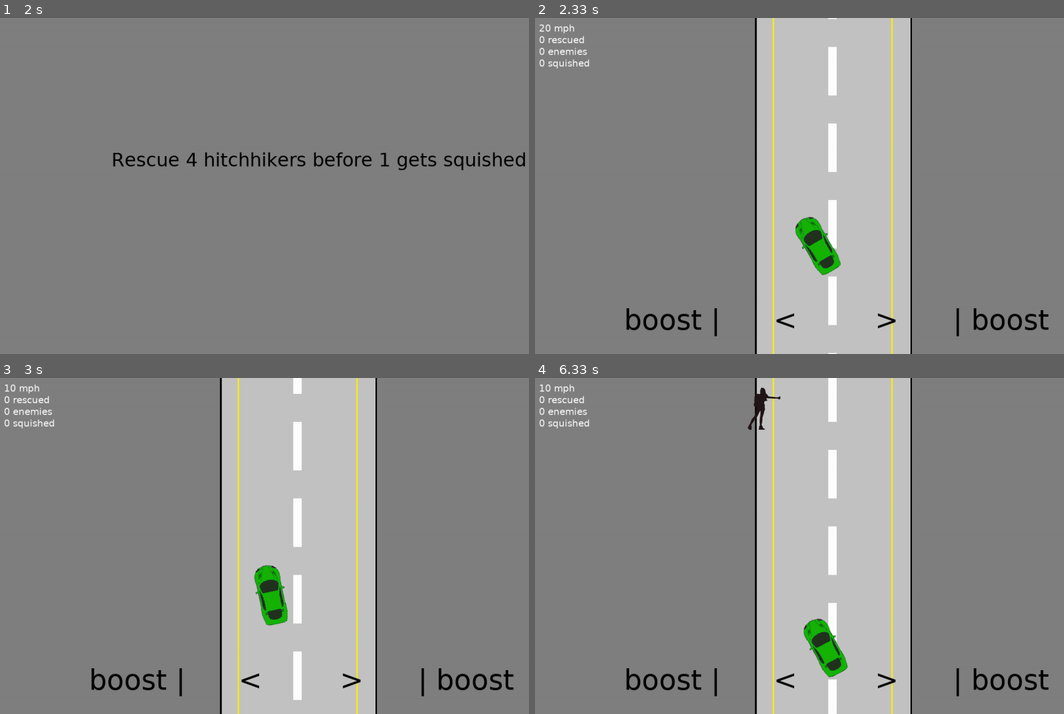
Above: before the commit, frames 1-4 (two rows, left to right).
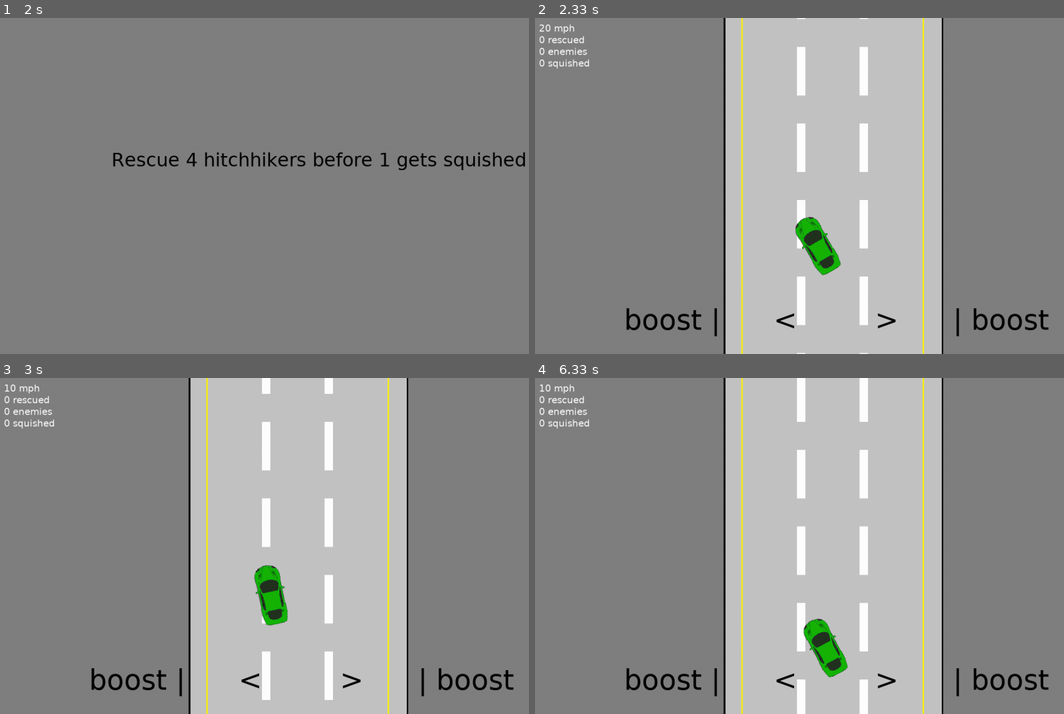
Above: after the commit, the same moments.

Repository: ronrothjr/battleship
Game: pygame game, started from tutorials/scroller/hitcher.py
Two runs of this game, one before a commit and one after it. Both use one fixed random seed, a clock stepped at 60 frames per second and the inputs below.
Inputs (mouse positions are in pixels of both pictures, inside the frame that each line leads up to):
- Up to frame 1 (2 s): hold Left from 1.83 s (still down); move the mouse to (111, 135) at 1.87 s
- Up to frame 2 (2.33 s): keep holding Left
- Up to frame 3 (3 s): release Left at 2.37 s; hold Left 2.4-2.8 s; move the mouse to (386, 428) at 2.43 s; hold Right from 2.83 s (still down); move the mouse to (365, 576) at 2.87 s
- Up to frame 4 (6.33 s): release Right at 3.47 s; hold Left 3.5-3.97 s; move the mouse to (847, 431) at 3.53 s; tap Space at 3.57, 3.87, 4.07, 4.37, 4.57, 4.9, 5.2, 5.4, 5.7, 5.97, 6.27 s; hold Right 4-4.47 s; move the mouse to (619, 535) at 4.03 s; hold Up 4.5-4.8 s; move the mouse to (841, 579) at 4.53 s; hold Right 4.83-5.3 s; move the mouse to (815, 488) at 4.87 s; hold Left 5.33-5.87 s; move the mouse to (989, 599) at 5.37 s; hold Left 5.9-6.3 s; move the mouse to (736, 435) at 5.93 s

Frame 1 is identical in both runs. In frame 2, 16% of the frame differs, in the area x 35-78%, y 0-100%; in frame 3, 16%; in frame 4, 17%.

Commit message:
Fix left and right edges

Diff:
--- a/tutorials/scroller/game.py
+++ b/tutorials/scroller/game.py
@@ -117,7 +117,7 @@
         self.settings.display.fill(self.settings.gray)
         self.settings.display.blit(self.left_shoulder, (0 + self.settings.margin, 0))
         self.settings.display.blit(self.settings.background, (self.settings.left_edge, self.bg_placement))
-        self.bg_placement += int(self.settings.speed / 2)
+        self.bg_placement += self.settings.scale(int(self.settings.speed / 2))
         if self.bg_placement > 0:
             self.bg_placement = self.settings.tile_height * -1
         self.settings.display.blit(self.right_shoulder, (self.settings.right_edge, 0))
--- a/tutorials/scroller/hitchhiker.py
+++ b/tutorials/scroller/hitchhiker.py
@@ -14,7 +14,7 @@
         sides = []
         left = self.settings.margin + int(self.settings.left_shoulder_width / 2)
         sides.append(left)
-        right = self.settings.margin + int(self.settings.left_shoulder_width + self.settings.lanes_width + int(self.settings.right_shoulder_width / 2))
+        right = self.settings.margin + self.settings.left_shoulder_width + self.settings.lanes_width + int(self.settings.right_shoulder_width / 2)
         sides.append(right)
         side = random.choice(sides)
         if side == left:
--- a/tutorials/scroller/player.py
+++ b/tutorials/scroller/player.py
@@ -13,6 +13,8 @@
         self.settings: Settings = settings
         self.image = self.settings.pg.image.load(self.settings.get_path('images', "player.png"))
         self.image = self.settings.scale_image(self.image)
+        self.width = self.image.get_width()
+        self.half_width = int(self.width / 2)
         self.original_image = copy.copy(self.image)
         self.rect = self.image.get_rect()
         self.rect.center = (int(self.settings.screen_width / 2), int(self.settings.screen_height * 0.8))
@@ -23,19 +25,18 @@
         self.left = self.rect.topleft[0]
         self.top = self.rect.topleft[1]
         self.mask = self.settings.pg.mask.from_surface(self.image)
-        self.turning = None
 
     def move(self, move: str=''):
         speed = self.settings.scale(self.settings.speed)
         pressed_keys = self.settings.pg.key.get_pressed()
-        half_width = int(self.image.get_width() / 2)
         pressed_left = move == 'left' or pressed_keys[self.settings.pg.K_LEFT] or pressed_keys[self.settings.pg.K_a]
         pressed_right = move == 'right' or pressed_keys[self.settings.pg.K_RIGHT] or pressed_keys[self.settings.pg.K_d]
         up = self.rect.topleft[1] > self.settings.screen_height * 0.55 and (move == 'boost' or pressed_keys[self.settings.pg.K_UP] or pressed_keys[self.settings.pg.K_w])
         not_bottom = self.rect.bottomright[1] < self.settings.screen_height * 0.8 + int( self.rect.height / 2 )
         down = not_bottom and (pressed_keys[self.settings.pg.K_SPACE])
-        left = pressed_left and self.rect.left + half_width > self.settings.left_edge
-        right = pressed_right and self.rect.right - half_width < self.settings.right_edge - self.settings.right_shoulder_width
+        center = self.rect.centerx
+        left = pressed_left and center > self.settings.left_edge
+        right = pressed_right and center < self.settings.right_edge
         x_change = 0
         y_change = 0
 
@@ -65,8 +66,8 @@
                 self.angle -= int(speed / 5) * 2
 
         if self.angle != 0:
-            self.turning = 'right' if self.angle > -self.settings.turn_radius else 'left'
-            x_change = int((speed + self.boost) / 3 * (self.angle / self.settings.turn_radius * -1))
+            boost = self.settings.scale(self.boost)
+            x_change = int((speed + boost) / 3 * (self.angle / self.settings.turn_radius * -1))
             self.set_rotation()
 
         if self.boost > 0:
@@ -77,18 +78,20 @@
             y_change += int(speed / 5)
 
         if self.recharge > 0:
-            self.recharge -= int(speed / 5)
+            self.recharge -= int(self.settings.speed / 5)
 
-        if self.left + x_change < self.settings.margin + self.settings.left_shoulder_width:
-            x_change = self.left - (self.settings.margin + self.settings.left_shoulder_width)
-        if self.left + self.rect.width + x_change > self.settings.screen_width - self.settings.right_shoulder_width:
-            x_change = (self.settings.screen_width - self.settings.right_shoulder_width) - (self.left + self.rect.width)
+        is_too_far_left = self.left + x_change < self.settings.left_edge
+        is_too_far_right = self.left + x_change + self.width > self.settings.right_edge
+        if is_too_far_left:
+            x_change = self.left - self.settings.left_edge
+        if is_too_far_right:
+            x_change = self.settings.right_edge - (self.left + self.width)
+        self.rect.move_ip(x_change, y_change)
         self.left += x_change
         self.top += y_change
-        self.rect.move_ip(x_change, y_change)
         if not up and not down and not left and not right:
             move = ''
-            if self.angle != 0 and self.angle <=self.settings.turn_radius and self.angle >= -self.settings.turn_radius:
+            if self.angle != 0:
                 self.angle += -int(speed / 5) * 2 if self.angle > 0 else int(speed / 5) * 2
                 self.set_rotation()
         return move
--- a/tutorials/scroller/settings.py
+++ b/tutorials/scroller/settings.py
@@ -23,12 +23,11 @@
         self.is_portrait = self.screen_height > self.screen_width
 
         self.levels = [
-            {'level': 1, 'speed': 5, 'max': 7, 'lanes': 2, 'rescue': 4, 'squish': 1},
-            {'level': 2, 'speed': 5, 'max': 7, 'lanes': 3, 'rescue': 5, 'squish': 2},
-            {'level': 3, 'speed': 6, 'max': 8, 'lanes': 4, 'rescue': 7, 'squish': 3},
-            {'level': 4, 'speed': 6, 'max': 8, 'lanes': 5, 'rescue': 10, 'squish': 4},
-            {'level': 5, 'speed': 7, 'max': 9, 'lanes': 6, 'rescue': 12, 'squish': 5},
-            {'level': 6, 'speed': 7, 'max': 9, 'lanes': 7, 'rescue': 15, 'squish': 6}
+            {'level': 1, 'speed': 5, 'max': 7, 'lanes': 3, 'rescue': 4, 'squish': 1},
+            {'level': 2, 'speed': 5, 'max': 7, 'lanes': 4, 'rescue': 5, 'squish': 2},
+            {'level': 3, 'speed': 6, 'max': 8, 'lanes': 5, 'rescue': 7, 'squish': 3},
+            {'level': 4, 'speed': 6, 'max': 8, 'lanes': 6, 'rescue': 10, 'squish': 4},
+            {'level': 5, 'speed': 7, 'max': 9, 'lanes': 7, 'rescue': 12, 'squish': 5}
         ]
         self.original_left_shoulder_width = 41
         self.left_shoulder_width = 41
@@ -44,9 +43,9 @@
         self.tile_height = 164
         self.turn_radius = 30
         self.fps = 60
-        self.spawn_enemy = 6000
+        self.spawn_enemy = 7000
         self.inc_speed = 12000
-        self.spawn_hitchhiker = 3000
+        self.spawn_hitchhiker = 4000
 
         self.display = self.pg.display.set_mode((self.screen_width, self.screen_height), pg.FULLSCREEN | pg.RESIZABLE)
         self.display.fill(self.white)
@@ -80,7 +79,7 @@
 
     def scale(self, x: int):
         original = self.original_shoulder_width + (self.original_tile_width * self.lanes) - self.original_line_width
-        scale = (self.screen_width - 120) / original if self.is_portrait else 1
+        scale = (self.screen_width - 200) / original if self.is_portrait else 1
         return int( x * scale )
 
     def scale_image(self, i):
@@ -101,9 +100,9 @@
         self.rescued = 0
         self.squished = 0
         self.lanes_width = self.lanes * self.tile_width - self.line_width
-        self.margin = 60 if self.is_portrait else int( ( self.screen_width - self.shoulder_width - self.lanes_width ) / 2 )
+        self.margin = 100 if self.is_portrait else int( ( self.screen_width - self.shoulder_width - self.lanes_width ) / 2 )
         self.left_edge = self.margin + self.left_shoulder_width
-        self.right_edge = self.screen_width - self.margin - self.right_shoulder_width
+        self.right_edge = self.left_edge + self.lanes_width
         self.max_enemies = int(self.lanes * 0.6)
         self.speed_inc = (0.5) / self.max_enemies
         self.enemy_speeds = [0.65 + (x * self.speed_inc * 0.5) for x in range(0, self.max_enemies)]
